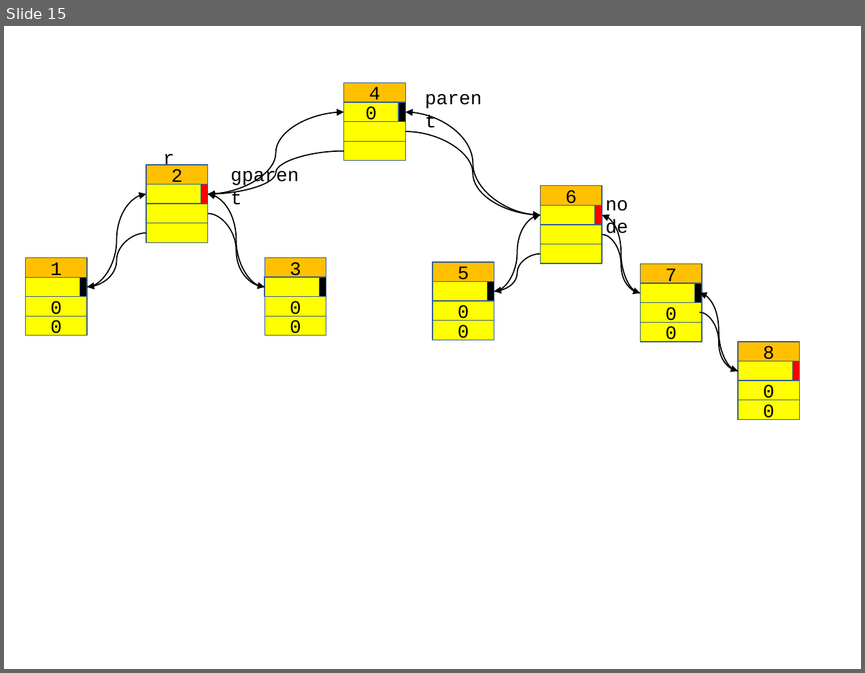
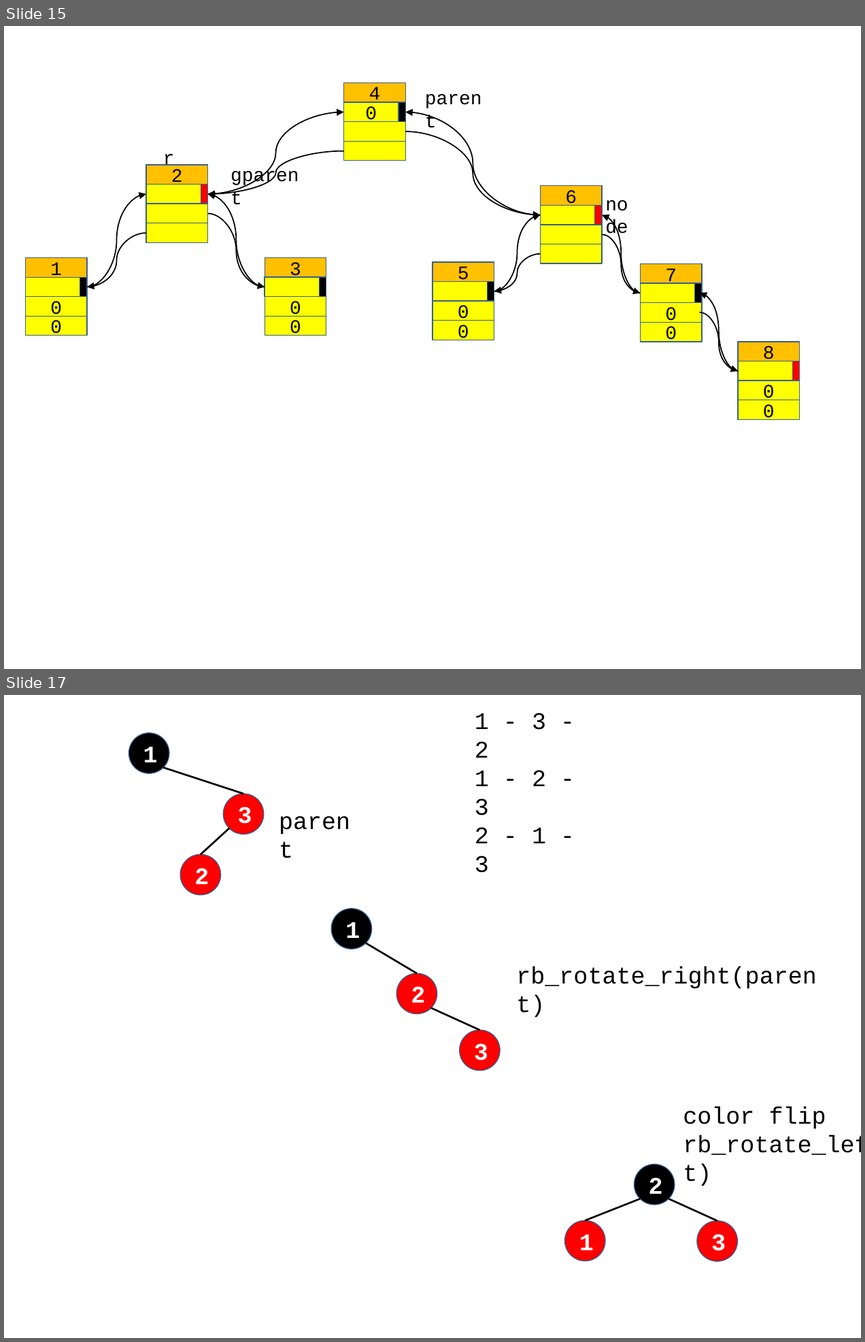
Before and after one commit to chisun-joung/osdsalgo_c, a slide deck: 03_day.pptx. Shown one above the other, each under a label of ours: slide 15 before the commit, slides 15 and 17 after it; the slides between them are not shown. The pictures are 865x673 and 865x1342 pixels, drawn with LibreOffice and Linux fonts; fonts in the diff are those of the drawing. Boxes give left, top, right and bottom in pixels: in the first picture for what was removed or moved away, otherwise in the second. Text is boxed around its words. In the diff, an @@ line names an element or a change of style, - is before the commit and + after.

```diff
--- a/03_day.pptx
+++ b/03_day.pptx
@@ slide 17 added at (4, 695, 861, 1338), background #FFFFFF @@
@@ text added at (475, 713, 546, 872), 20 pt, text #000000 @@
+1 - 3 - 2
+1 - 2 - 3
+2 - 1 - 3
@@ ellipse added at (129, 732, 169, 773), fill #000000, outline #3A5F8C 0.75 pt, 20 pt, text #FFFFFF, bold @@
+1
@@ line added from (163, 768) to (244, 794), #000000 1.5 pt @@
@@ ellipse added at (224, 794, 264, 834), fill #FF0000, outline #3A5F8C 0.75 pt, 20 pt, text #FFFFFF, bold @@
+3
@@ text added at (271, 801, 367, 839), 20 pt, text #000000 @@
+parent
@@ line added from (229, 828) to (201, 854), #000000 1.5 pt @@
@@ ellipse added at (181, 854, 221, 895), fill #FF0000, outline #3A5F8C 0.75 pt, 20 pt, text #FFFFFF, bold @@
+2
@@ ellipse added at (331, 909, 372, 949), fill #000000, outline #3A5F8C 0.75 pt, 20 pt, text #FFFFFF, bold @@
+1
@@ line added from (366, 943) to (417, 974), #000000 1.5 pt @@
@@ ellipse added at (396, 974, 436, 1014), fill #FF0000, outline #3A5F8C 0.75 pt, 20 pt, text #FFFFFF, bold @@
+2
@@ text added at (516, 966, 816, 989), 20 pt, text #000000 @@
+rb_rotate_right(parent)
@@ line added from (479, 1030) to (430, 1008), #000000 1.5 pt @@
@@ ellipse added at (459, 1030, 499, 1070), fill #FF0000, outline #3A5F8C 0.75 pt, 20 pt, text #FFFFFF, bold @@
+3
@@ text added at (683, 1106, 861, 1155), 20 pt, text #000000 @@
+color flip
+rb_rotate_left(gparent)
@@ ellipse added at (634, 1164, 674, 1204), fill #000000, outline #3A5F8C 0.75 pt, 20 pt, text #FFFFFF, bold @@
+2
@@ line added from (585, 1220) to (640, 1199), #000000 1.5 pt @@
@@ line added from (717, 1220) to (669, 1199), #000000 1.5 pt @@
@@ ellipse added at (564, 1220, 604, 1261), fill #FF0000, outline #3A5F8C 0.75 pt, 20 pt, text #FFFFFF, bold @@
+1
@@ ellipse added at (697, 1220, 738, 1261), fill #FF0000, outline #3A5F8C 0.75 pt, 20 pt, text #FFFFFF, bold @@
+3
```
Also in this commit, not shown: 1 slide changed, 1 other slide added, 2 other files.
